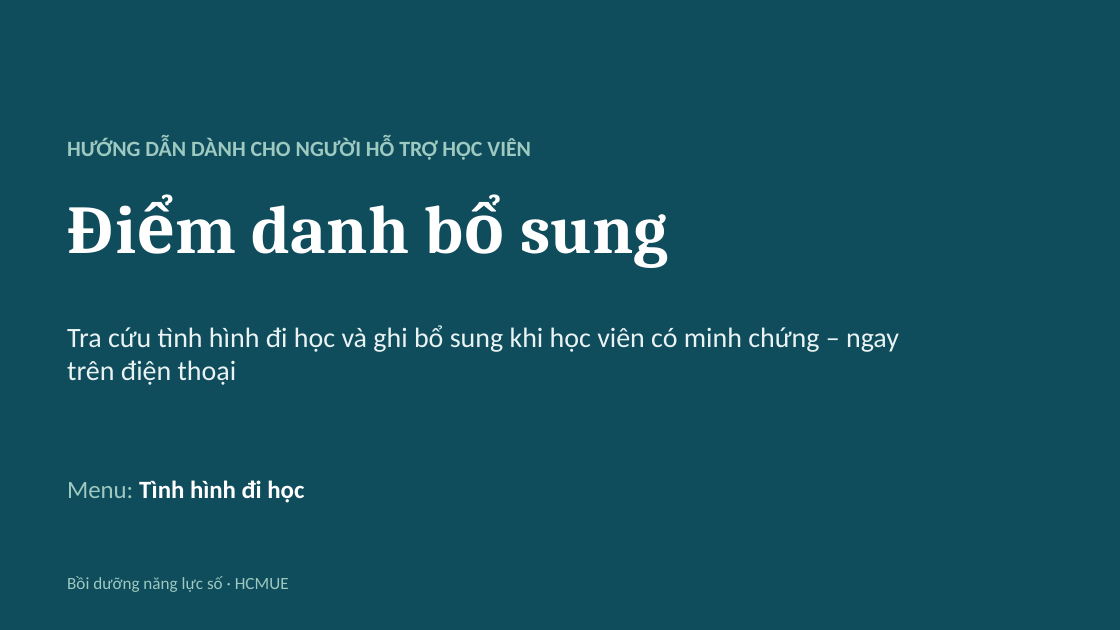
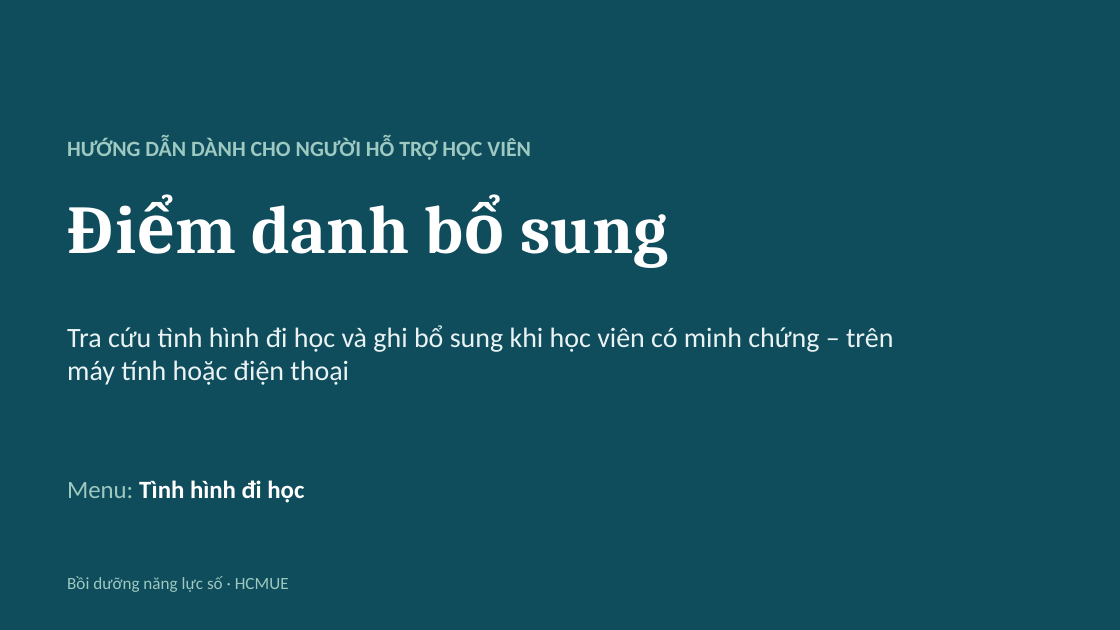
Before and after one commit to thienvo2111/thong-tin-hoc-vien, a slide deck: slide 1 of docs/huong-dan-diem-danh-bo-sung-ho-tro.pptx. Drawn at 1120x630 pixels with LibreOffice and Linux fonts; fonts in the diff are those of the drawing. Boxes give left, top, right and bottom in pixels: in the first picture for what was removed or moved away, otherwise in the second. Text is boxed around its words. In the diff, an @@ line names an element or a change of style, - is before the commit and + after.

```diff
--- a/docs/huong-dan-diem-danh-bo-sung-ho-tro.pptx
+++ b/docs/huong-dan-diem-danh-bo-sung-ho-tro.pptx
@@ text at (67,325,893,385): text changed @@
-Tra cứu tình hình đi học và ghi bổ sung khi học viên có minh chứng – ngay trên điện thoại
+Tra cứu tình hình đi học và ghi bổ sung khi học viên có minh chứng – trên máy tính hoặc điện thoại
```
Also in this commit, not shown: 7 other slides changed, 1 slide added, 1 other file.
